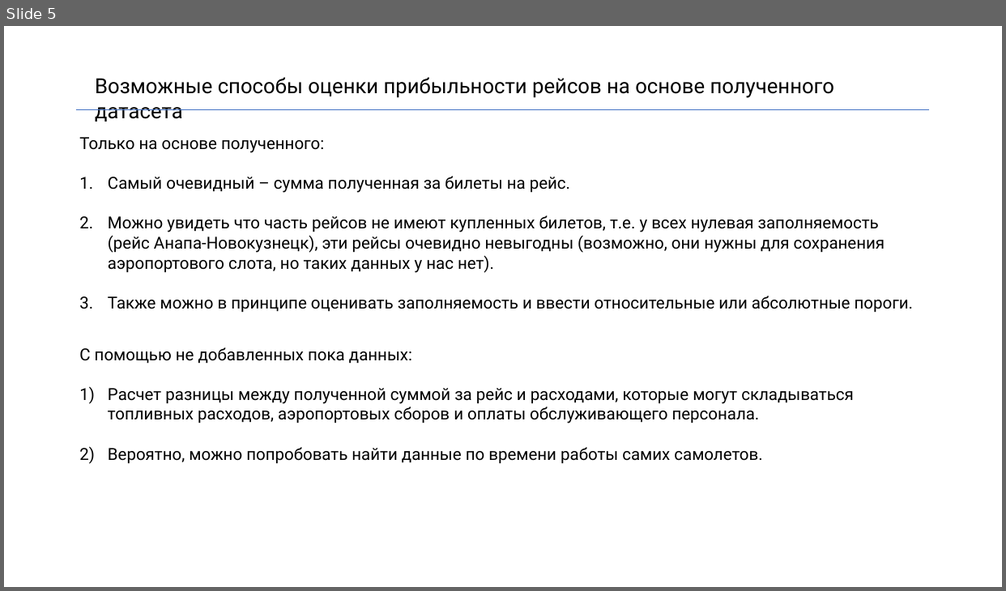
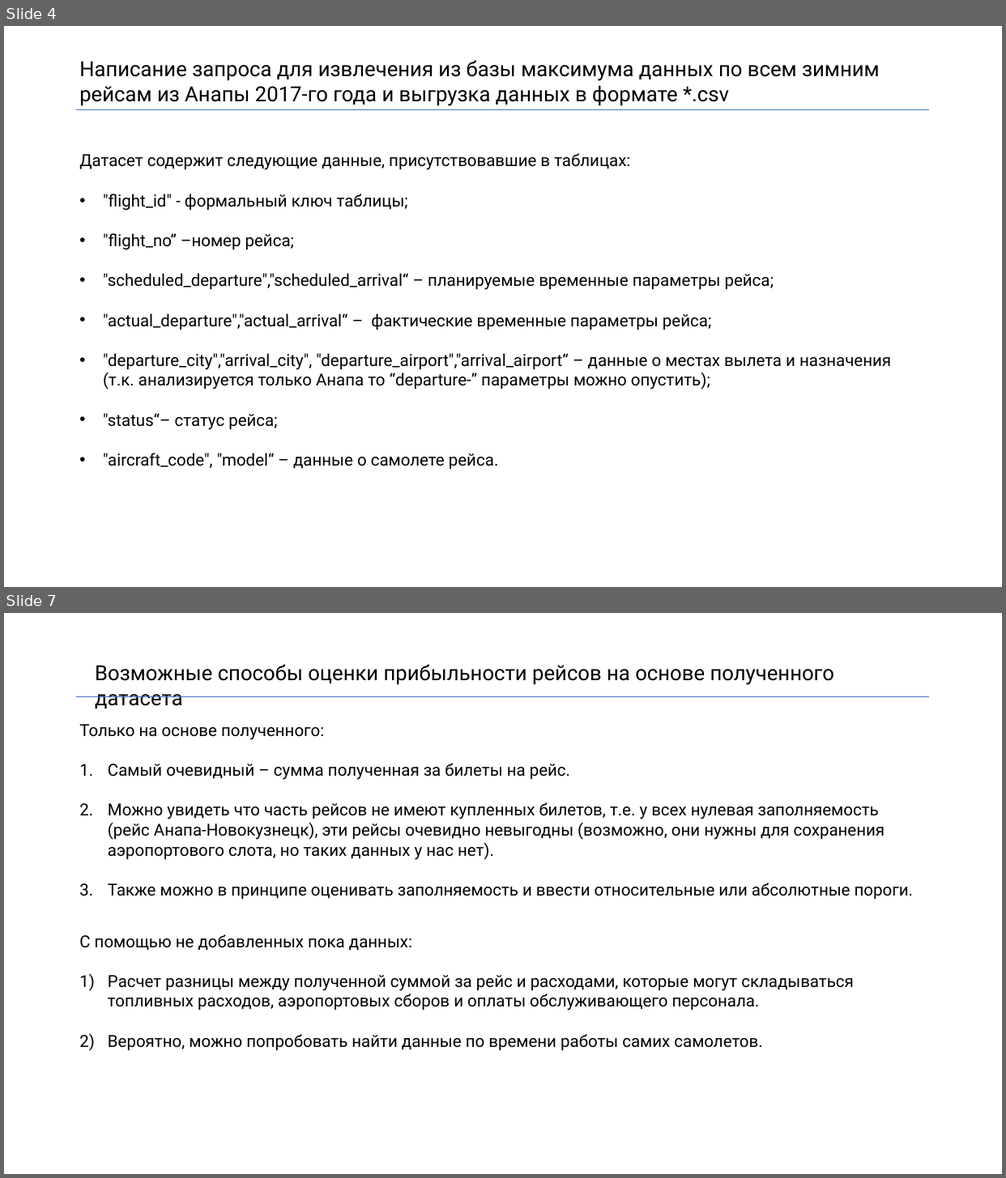
Before and after one commit to M1kaellAli/skcourse_projects, a slide deck: module_4/module4.pptx. Shown one above the other, each under a label of ours: slide 5 before the commit, slides 4 and 7 after it; the slides between them are not shown. The pictures are 1006x591 and 1006x1178 pixels, drawn with LibreOffice and Linux fonts; fonts in the diff are those of the drawing. Boxes give left, top, right and bottom in pixels: in the first picture for what was removed or moved away, otherwise in the second. Text is boxed around its words. In the diff, an @@ line names an element or a change of style, - is before the commit and + after.

```diff
--- a/module_4/module4.pptx
+++ b/module_4/module4.pptx
@@ slide 4 added at (4, 26, 1002, 587), background #FFFFFF @@
@@ text added at (79, 60, 880, 106), 20 pt, text #000000 @@
+Написание запроса для извлечения из базы максимума данных по всем зимним рейсам из Анапы 2017-го года и выгрузка данных в формате *.csv
@@ line added from (76, 110) to (929, 110), #4472C4 0.5 pt @@
@@ text added at (79, 153, 891, 470), 16 pt, text #000000 @@
+Датасет содержит следующие данные, присутствовавшие в таблицах:
+• "flight_id" - формальный ключ таблицы;
+• "flight_no” –номер рейса;
+• "scheduled_departure","scheduled_arrival“ – планируемые временные параметры рейса;
+• "actual_departure","actual_arrival“ – фактические временные параметры рейса;
+• "departure_city","arrival_city", "departure_airport","arrival_airport“ – данные о местах вылета и назначения (т.к. анализируется только Анапа то “departure-” параметры можно опустить);
+• "status“– статус рейса;
+• "aircraft_code", "model“ – данные о самолете рейса.
@@ what was slide 5 is now slide 7 @@
```
Also in this commit, not shown: 3 slides changed, 1 other slide added, 4 other files.
